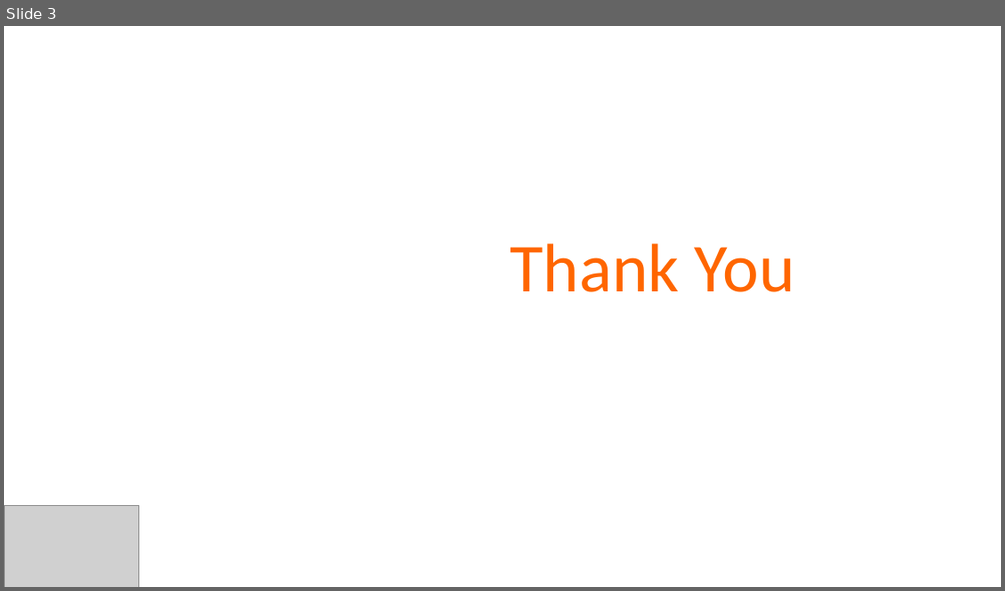
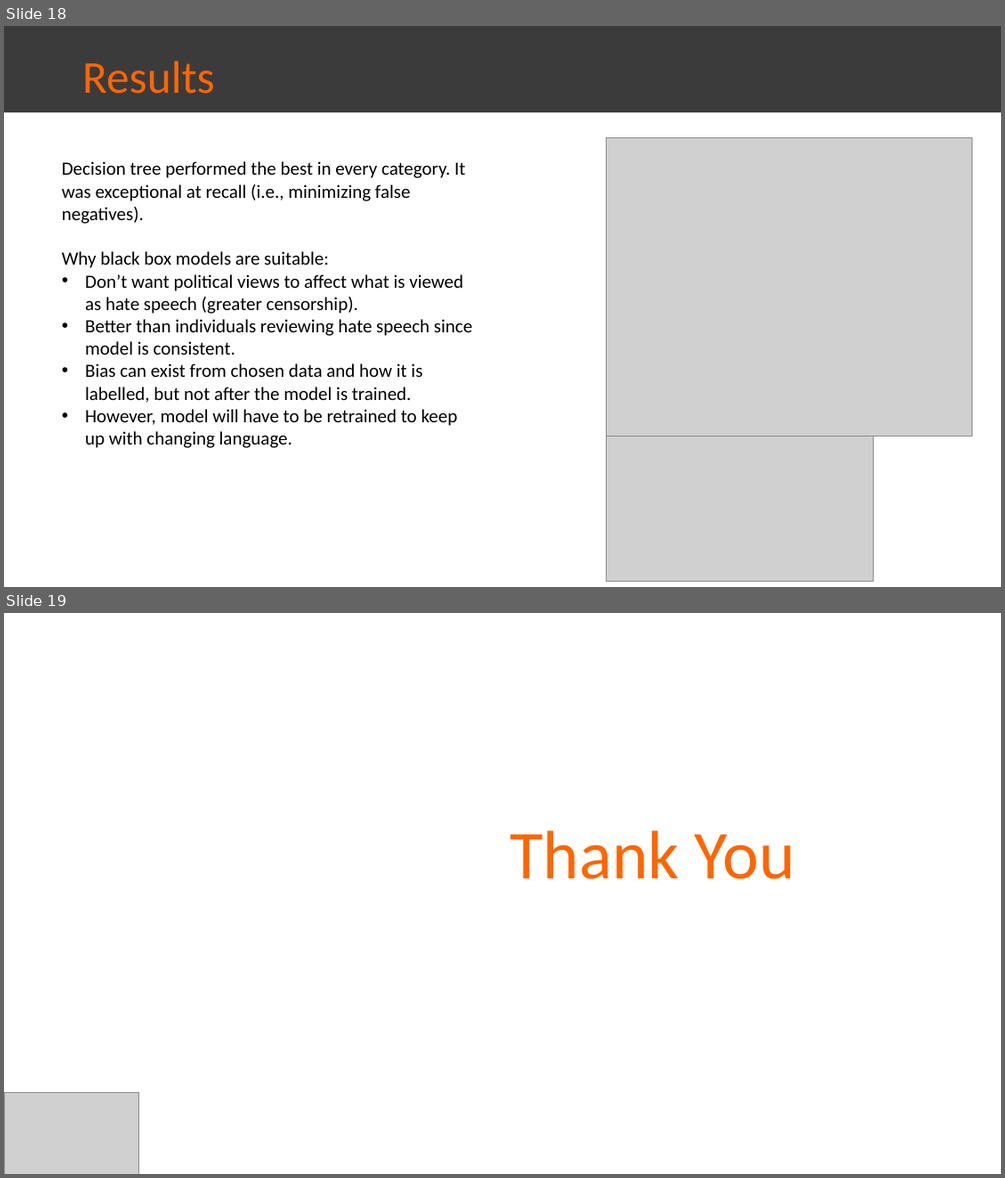
Before and after one commit to farischaudhry/twitter-sentiment-analysis, a slide deck: Final.pptx. Shown one above the other, each under a label of ours: slide 3 before the commit, slides 18 and 19 after it. The pictures are 1005x591 and 1005x1178 pixels, drawn with LibreOffice and Linux fonts; fonts in the diff are those of the drawing; grey boxes stand for pictures. Boxes give left, top, right and bottom in pixels: in the first picture for what was removed or moved away, otherwise in the second. Text is boxed around its words. In the diff, an @@ line names an element or a change of style, - is before the commit and + after.

```diff
--- a/Final.pptx
+++ b/Final.pptx
@@ slide 18 added at (4, 26, 1001, 587), background #FFFFFF @@
@@ rectangle added at (4, 26, 1001, 112), fill #3B3B3B, 44 pt, text #FF6600 @@
+Results
@@ picture added at (607, 137, 972, 435) @@
@@ text added at (62, 161, 472, 448), 18 pt, text #000000 @@
+Decision tree performed the best in every category. It was exceptional at recall (i.e., minimizing false negatives).
+Why black box models are suitable:
+• Don’t want political views to affect what is viewed as hate speech (greater censorship).
+• Better than individuals reviewing hate speech since model is consistent.
+• Bias can exist from chosen data and how it is labelled, but not after the model is trained.
+• However, model will have to be retrained to keep up with changing language.
@@ picture added at (607, 435, 874, 580) @@
@@ what was slide 3 is now slide 19 @@
```
Also in this commit, not shown: 1 slide changed, 16 other slides added, 1 slide removed, 2 other files.
